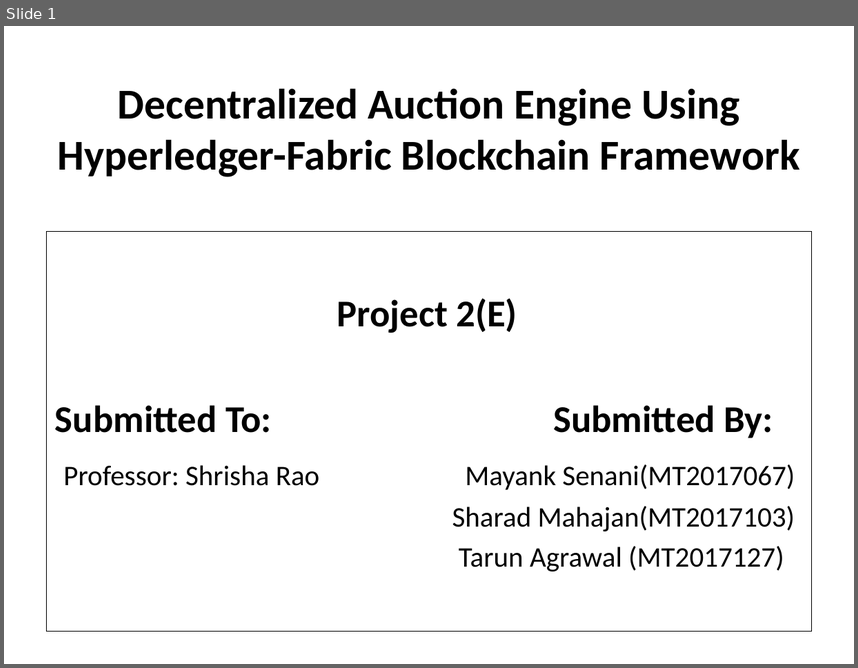
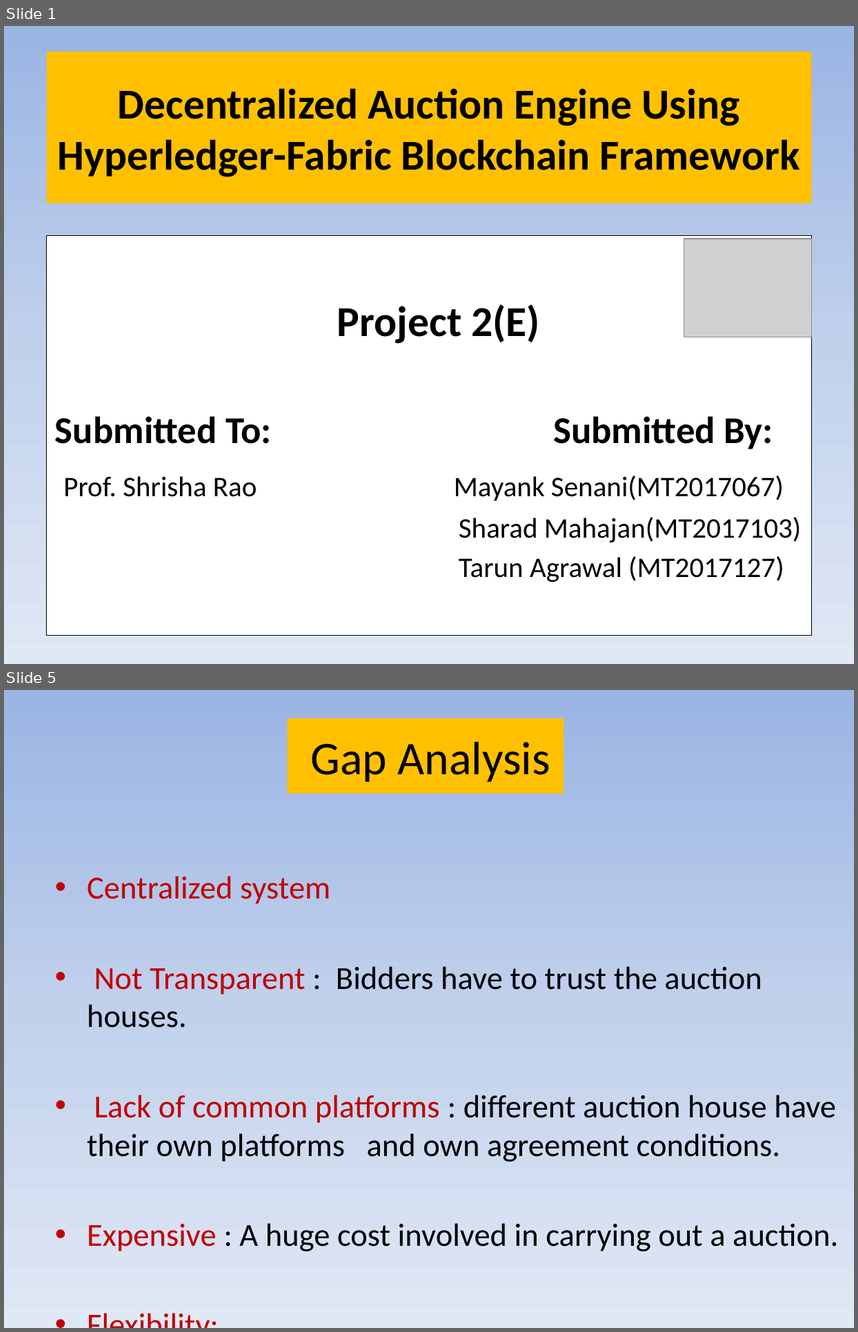
Before and after one commit to senani-mayank/Auction-Engine, a slide deck: slides/auctionfinal.pptx. Shown one above the other, each under a label of ours: slide 1 before the commit, slides 1 and 5 after it; the slides between them are not shown. The pictures are 858x668 and 858x1332 pixels, drawn with LibreOffice and Linux fonts; fonts in the diff are those of the drawing; grey boxes stand for pictures; background and template pictures are left out. Boxes give left, top, right and bottom in pixels: in the first picture for what was removed or moved away, otherwise in the second. Text is boxed around its words. In the diff, an @@ line names an element or a change of style, - is before the commit and + after.

```diff
--- a/slides/auctionfinal.pptx
+++ b/slides/auctionfinal.pptx
@@ slide 5 added at (4, 690, 854, 1328), background gradient #9AB5E4 to #C2D1ED to #E1E8F5 @@
@@ title added at (287, 718, 564, 793), fill #FFC000, 39.6 pt, text #000000 @@
+Gap Analysis
@@ text added at (87, 876, 838, 1251), 27.2 pt, text #000000 @@
+• Centralized system
+• Not Transparent : Bidders have to trust the auction houses.
+• Lack of common platforms : different auction house have their own platforms and own agreement conditions.
+• Expensive : A huge cost involved in carrying out a auction.
+• Flexibility:
@@ slide 1 changed as well @@
@@ background picture (left out) to gradient #9AB5E4 to #C2D1ED to #E1E8F5 @@
@@ title "Decentralized Auction Engine Using Hyperledger-Fabric ...": place and size @@
-title "Decentralized Auction Engine Using Hyperledger-Fabric ..." at (57, 88, 800, 177)
+title "Decentralized Auction Engine Using Hyperledger-Fabric ..." at (47, 52, 811, 203)
@@ title "Decentralized Auction Engine Using Hyperledger-Fabric ..." at (47, 52, 811, 203): fill none to #FFC000 @@
@@ text "Project 2(E)": place and size @@
-text "Project 2(E)" at (47, 232, 811, 631)
+text "Project 2(E)" at (47, 236, 811, 635)
@@ picture added at (684, 239, 811, 337) @@
@@ text at (337, 304, 540, 343): size 32 to 36 pt in "Project 2(E)" @@
@@ text at (63, 475, 784, 501): text changed @@
-Professor: Shrisha Rao Mayank Senani(MT2017067)
+Prof. Shrisha Rao Mayank Senani(MT2017067)
```
Also in this commit, not shown: 2 other slides changed, 12 other slides added, 3 slides removed.
